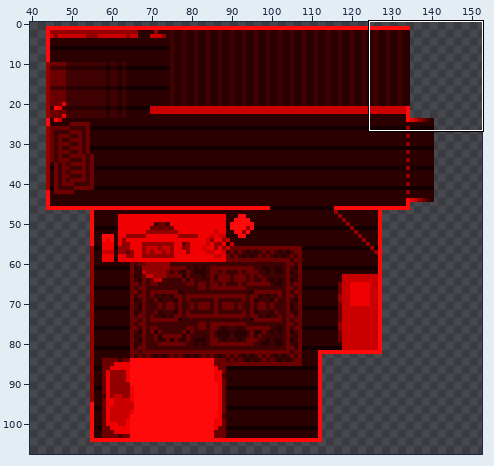
Two states of a pixel-art file, assets/2d/free/groundFloor.aseprite. The first picture is a wide view before the edit; the outline marks the close-up.
Close-up. As it was:
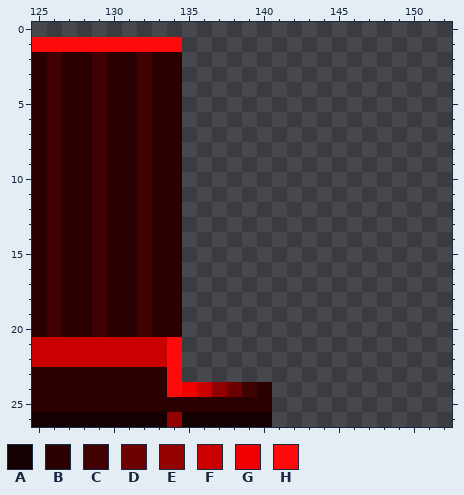
176x108 pixels, 1 frame. Shown: x 125..152, y 0..26. The wide view leaves out empty margins.
Palette (. is transparent): A #140000  B #2b0000  C #3f0101  D #6c0000  E #930000  F #ca0000  G #f00000  H #ff0a0a
Pixels before, first column x 125:
 1 HHHHHHHHHH......
 2 BCBBCBBCBB......
 3 BCBBCBBCBB......
 4 BCBBCBBCBB......
 5 BCBBCBBCBB......
 6 BCBBCBBCBB......
 7 BCBBCBBCBB......
 8 BCBBCBBCBB......
 9 BCBBCBBCBB......
10 BCBBCBBCBB......
11 BCBBCBBCBB......
12 BCBBCBBCBB......
13 BCBBCBBCBB......
14 BCBBCBBCBB......
15 BCBBCBBCBB......
16 BCBBCBBCBB......
17 BCBBCBBCBB......
18 BCBBCBBCBB......
19 BCBBCBBCBB......
20 BCBBCBBCBB......
21 FFFFFFFFFH......
22 FFFFFFFFFH......
23 BBBBBBBBBH......
24 BBBBBBBBBHGFEDCB
25 BBBBBBBBBBBBBBBB
26 AAAAAAAAAEAAAAAA
Once edited:
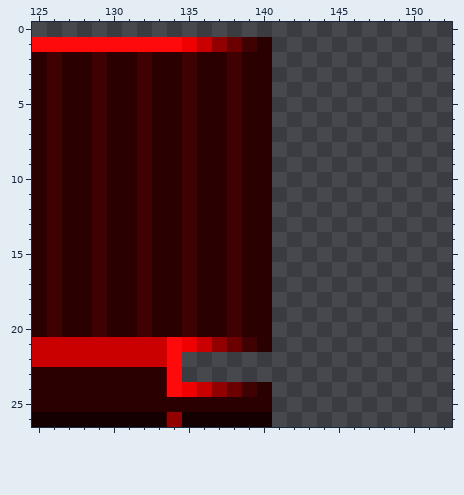
The exact change:
Layer "Layer 3":
y 1: x 135..140 ...... -> GFEDCB
y 2..20: x 135..140 ...... -> CBBCBB
y 21: x 135..140 ...... -> GFEDCB
Changed places in both close-ups, as pixel boxes (x1, y1, x2, y2):
added: (182, 37, 272, 352)
